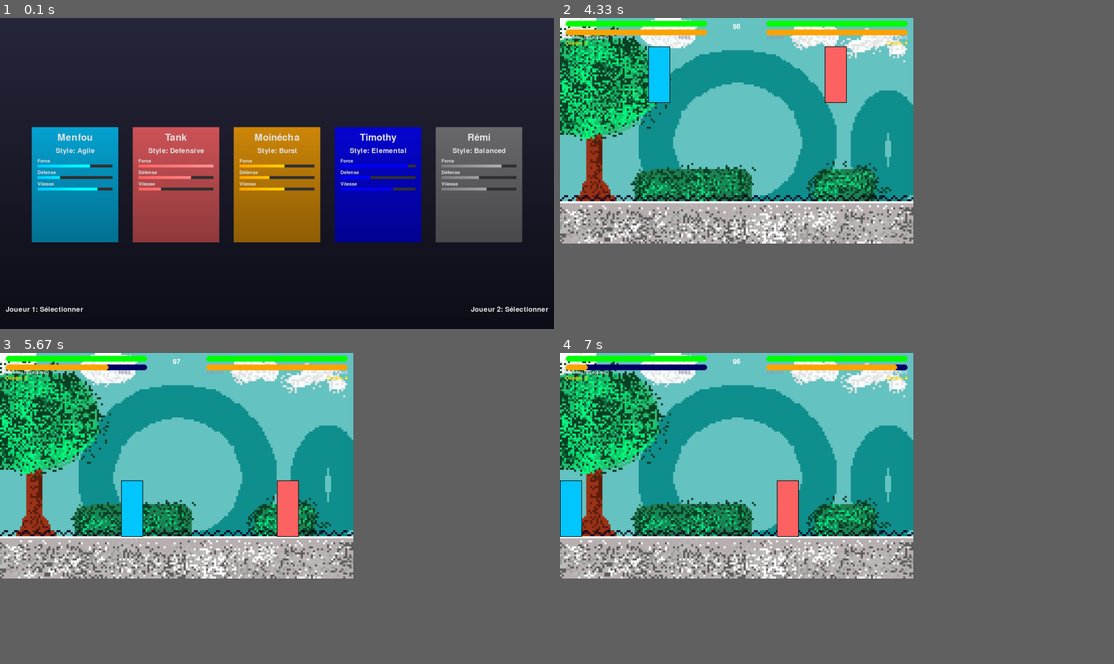
Above: before the commit, frames 1-4 (two rows, left to right).
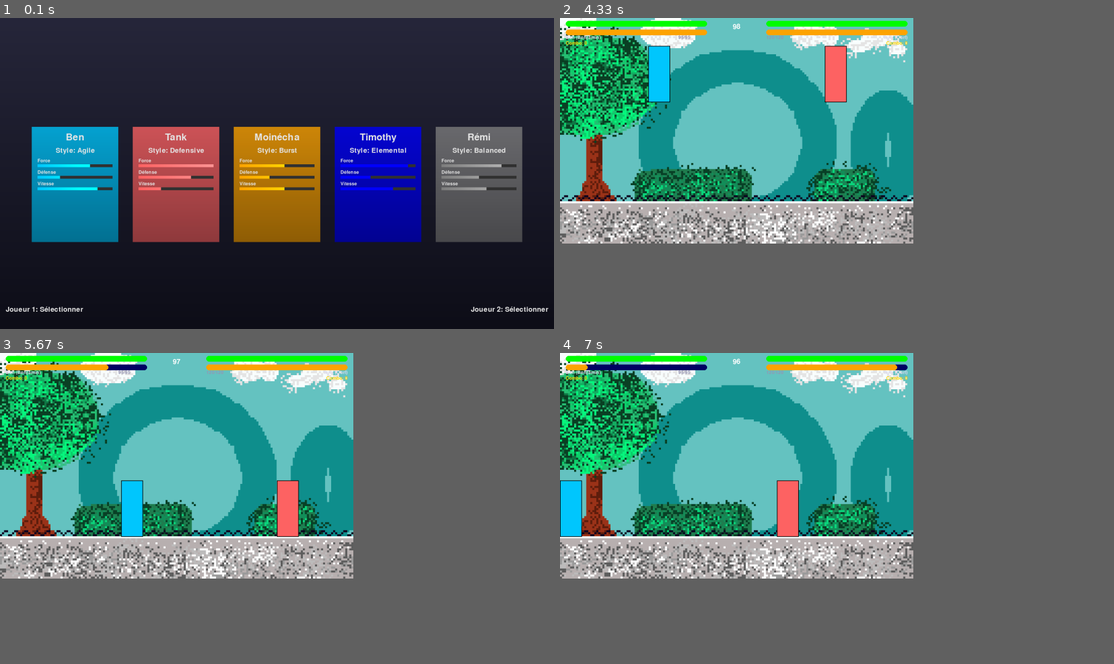
Above: after the commit, the same moments.

Repository: CarlosLeBg/pythfighter
Game: pygame game, started from src/core/selector.py
Same seed, same stepped clock (60 frames per second), same inputs: the game is played once before the commit and once after it.
Inputs (mouse positions are in pixels of both pictures, inside the frame that each line leads up to):
- Up to frame 1 (0.1 s): no input
- Up to frame 2 (4.33 s): click (632, 182) at 0.4 s; click (737, 182) at 0.73 s
- Up to frame 3 (5.67 s): tap Shift at 5.2, 5.6 s; hold Right from 5.53 s (still down); hold D from 5.53 s (still down)
- Up to frame 4 (7 s): tap Right Shift at 5.68 s; tap Shift at 5.9, 6.1, 6.4, 6.67, 6.97 s; release Right at 6 s; release D at 6 s; hold Left 6.03-6.57 s; hold A 6.03-6.57 s; hold Left from 6.6 s (still down); hold A from 6.6 s (still down)

The runs differ from the first frame. In frame 1, 1.7% of the frame differs, in the area x 5-95%, y 34-73%; in frame 2, 0.1%; in frame 3, less than 0.1%; in frame 4, less than 0.1%.

Commit message:
Modif de Carlos

Diff:
--- a/src/config/fighters.py
+++ b/src/config/fighters.py
@@ -17,7 +17,7 @@
 class AgileFighter(Fighter):
     def __init__(self):
         super().__init__(
-            "Menfou (Benjamin)", speed=8, damage=7,
+            "Ben (Benjamin)", speed=8, damage=7,
             abilities=["Dodge", "Quick Strike"],
             style="Agile", stats={"Force": 7, "Défense": 3, "Vitesse": 8, "Vie": 95},
             description="Rapide et insaisissable, il excelle dans l'esquive et la contre-attaque.",
--- a/src/config/settings.py
+++ b/src/config/settings.py
@@ -13,7 +13,7 @@
     # Configuration de l'écran
     SCREEN_WIDTH = 1920
     SCREEN_HEIGHT = 1080
-    FPS = 60
+    FPS = 20
 
     # Mode debug
     DEBUG_MODE = False
